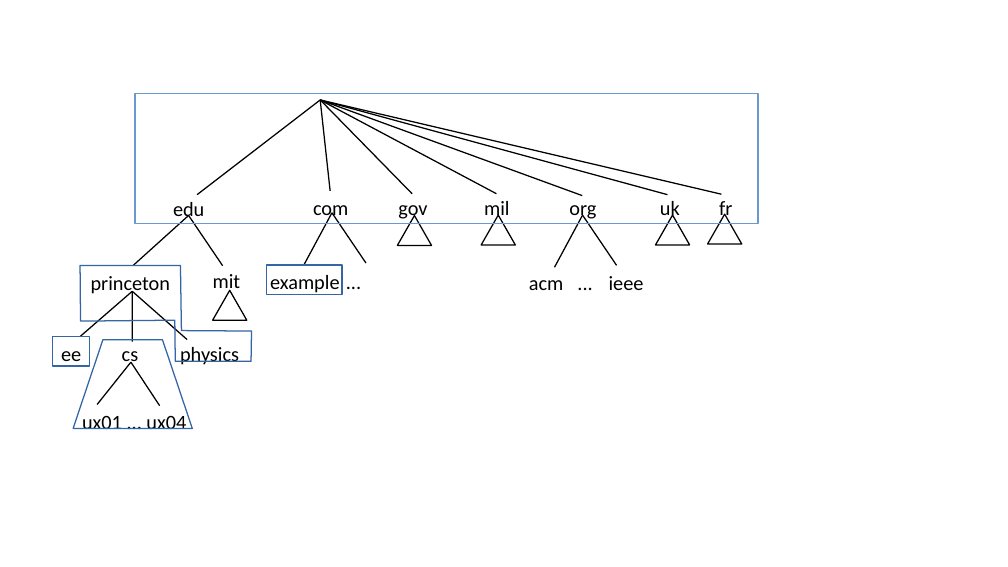
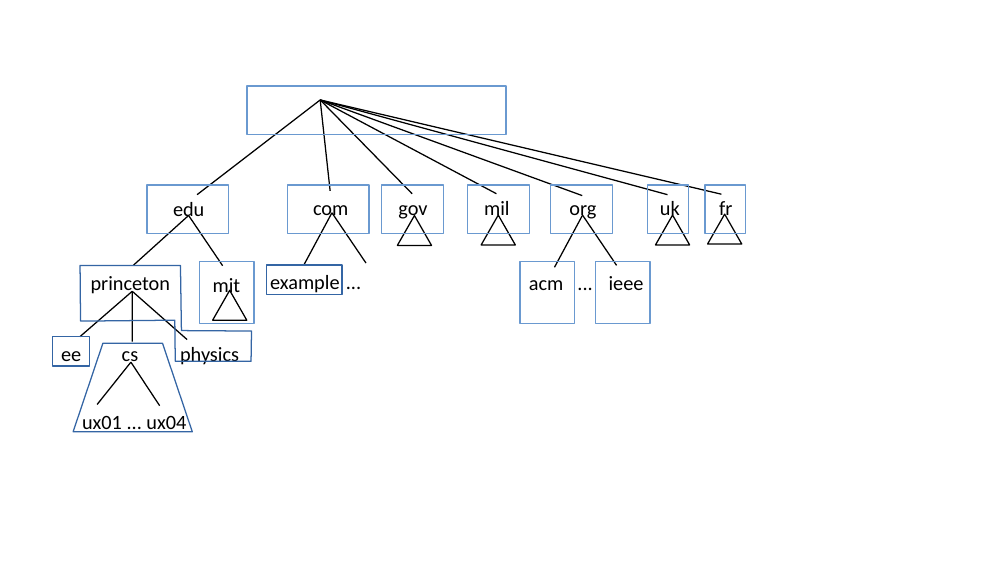
Before and after one commit to SystemsApproach/7E, a slide deck: slide 4 of naming/figures/naming.odp. Drawn at 1008x567 pixels with LibreOffice and Linux fonts; fonts in the diff are those of the drawing. Boxes give left, top, right and bottom in pixels: in the first picture for what was removed or moved away, otherwise in the second. Text is boxed around its words. In the diff, an @@ line names an element or a change of style, - is before the commit and + after.

```diff
--- a/naming/figures/naming.odp
+++ b/naming/figures/naming.odp
@@ rectangle: place and size @@
-rectangle at (135, 93, 758, 223)
+rectangle at (247, 86, 506, 134)
@@ rectangle added at (147, 185, 229, 233), outline #6A99D0 0.99 pt @@
@@ rectangle added at (287, 185, 369, 233), outline #6A99D0 0.99 pt @@
@@ rectangle added at (381, 185, 444, 233), outline #6A99D0 0.99 pt @@
@@ rectangle added at (467, 185, 530, 233), outline #6A99D0 0.99 pt @@
@@ rectangle added at (551, 185, 613, 233), outline #6A99D0 0.99 pt @@
@@ rectangle added at (648, 185, 689, 233), outline #6A99D0 0.99 pt @@
@@ rectangle added at (705, 185, 746, 233), outline #6A99D0 0.99 pt @@
@@ rectangle added at (199, 262, 254, 324), outline #6A99D0 0.99 pt @@
@@ text "mit": place and size @@
-text "mit" at (213, 274, 241, 294)
+text "mit" at (213, 278, 241, 298)
@@ rectangle added at (520, 262, 575, 324), outline #6A99D0 0.99 pt @@
@@ rectangle added at (595, 262, 650, 324), outline #6A99D0 0.99 pt @@
@@ freeform shape at (73, 343, 192, 432): outline redrawn @@
```
Also in this commit, not shown: 1 slide added, 7 other files.
